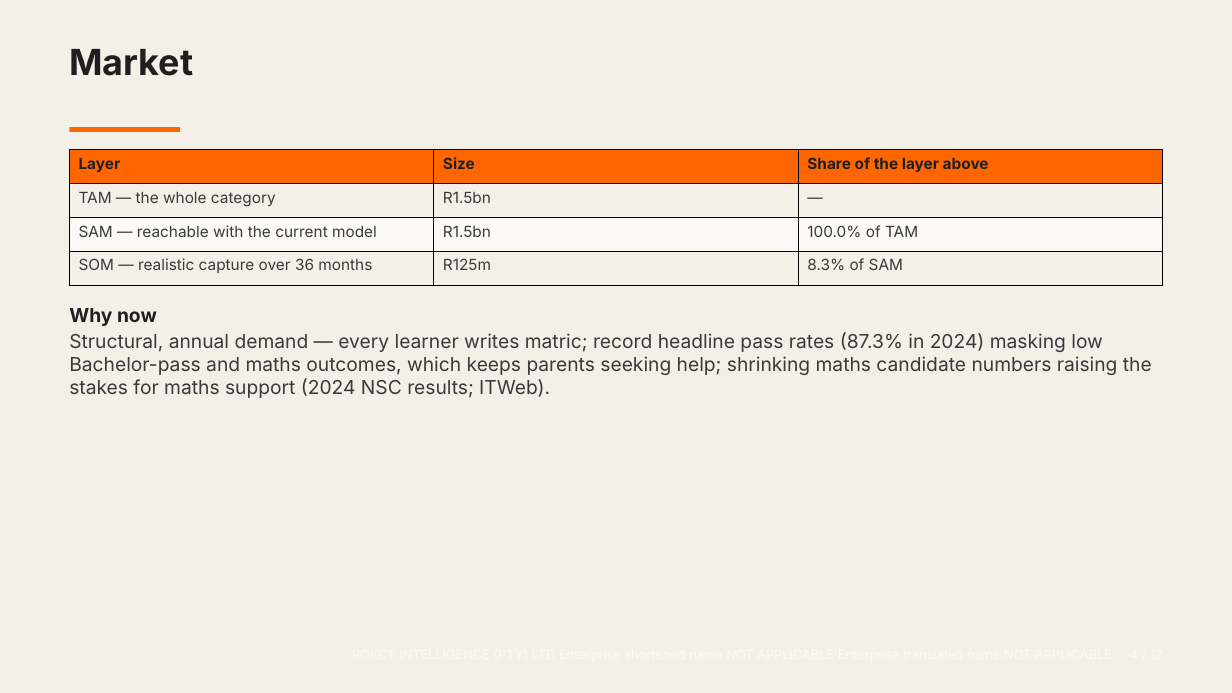
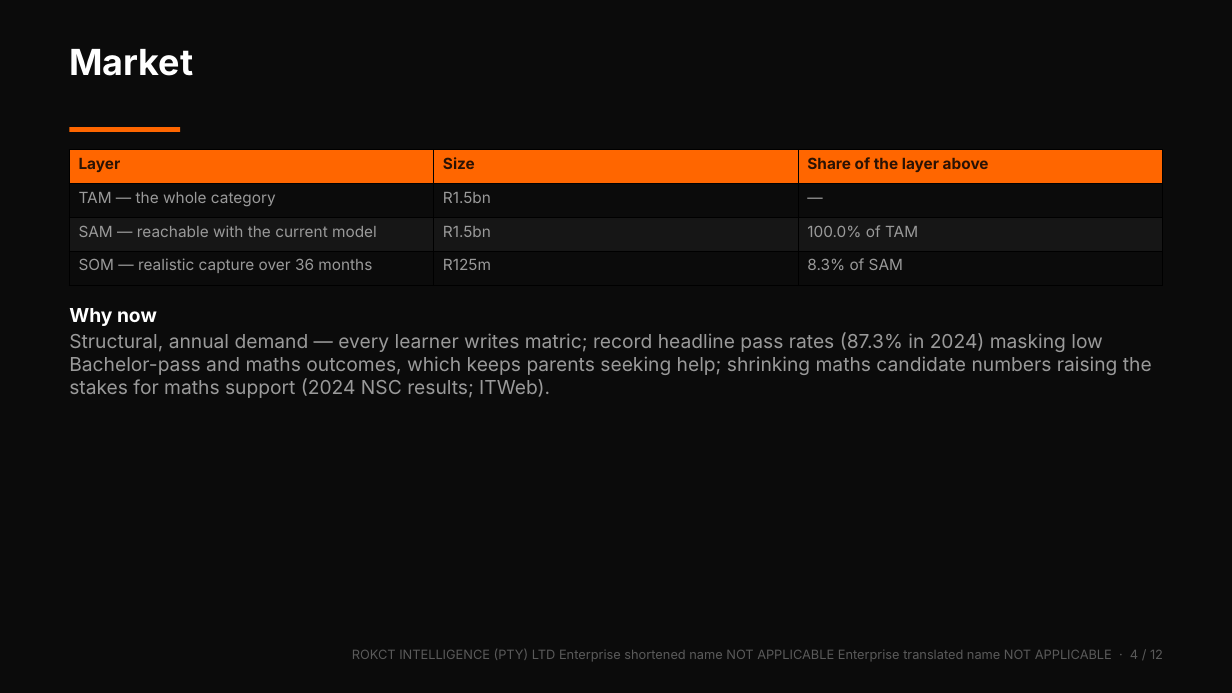
Before and after one commit to RokctAI/supacharge, a slide deck: slide 4 of marketing/pitch/supacharge-pitch-deck.pptx. Drawn at 1232x693 pixels with LibreOffice and Linux fonts; fonts in the diff are those of the drawing. Boxes give left, top, right and bottom in pixels: in the first picture for what was removed or moved away, otherwise in the second. Text is boxed around its words. In the diff, an @@ line names an element or a change of style, - is before the commit and + after.

```diff
--- a/marketing/pitch/supacharge-pitch-deck.pptx
+++ b/marketing/pitch/supacharge-pitch-deck.pptx
@@ background #F3F0E7 to #0B0B0B @@
@@ text "Market" at box(69, 49, 193, 76): text colour #1F1F1F to #FFFFFF @@
@@ table at box(69, 150, 1162, 286) @@
@@ fill #FBFAF6 to #161616 in row 3 @@
@@ text colour #1F1F1F to #2A1204 in "Layer", "Size", "Share of the layer above" @@
@@ text colour #3A3A3A to #9A9A9A in "TAM — the whole category", "R1.5bn", "—", "SAM — reachable with the current model" and 5 more places @@
@@ text "Why now" at box(69, 308, 1152, 398): text colour #1F1F1F to #FFFFFF in "Why now"; text colour #3A3A3A to #9A9A9A @@
@@ text added at box(352, 649, 1163, 662), 10 pt, text #5A5A5A @@
+ROKCT INTELLIGENCE (PTY) LTD Enterprise shortened name NOT APPLICABLE Enterprise translated name NOT APPLICABLE · 4 / 12
```
Also in this commit, not shown: 11 other slides changed.
